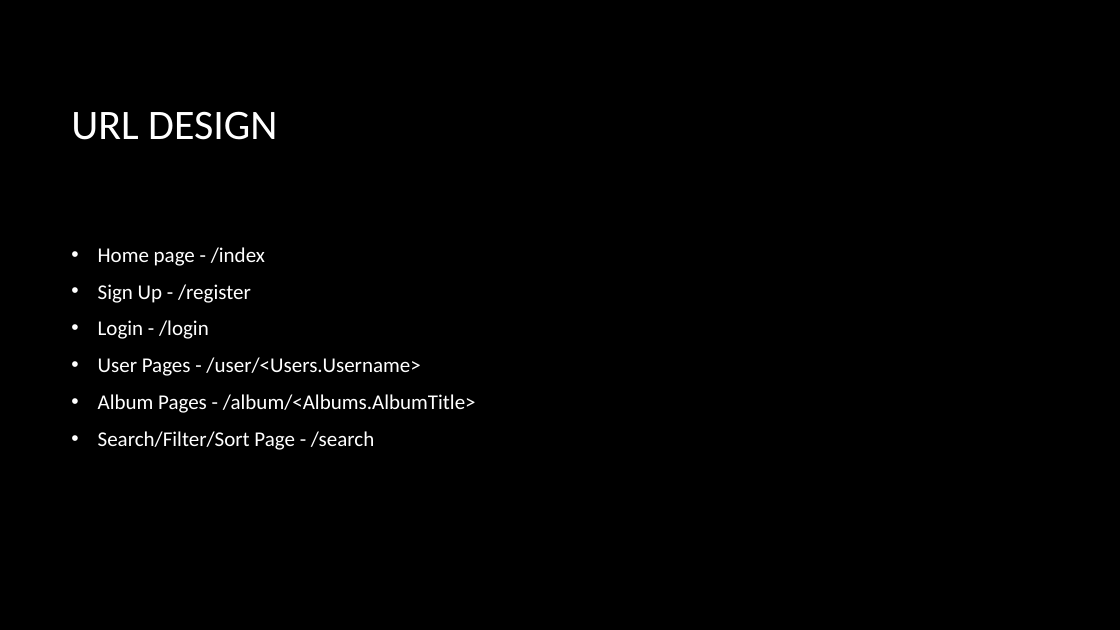
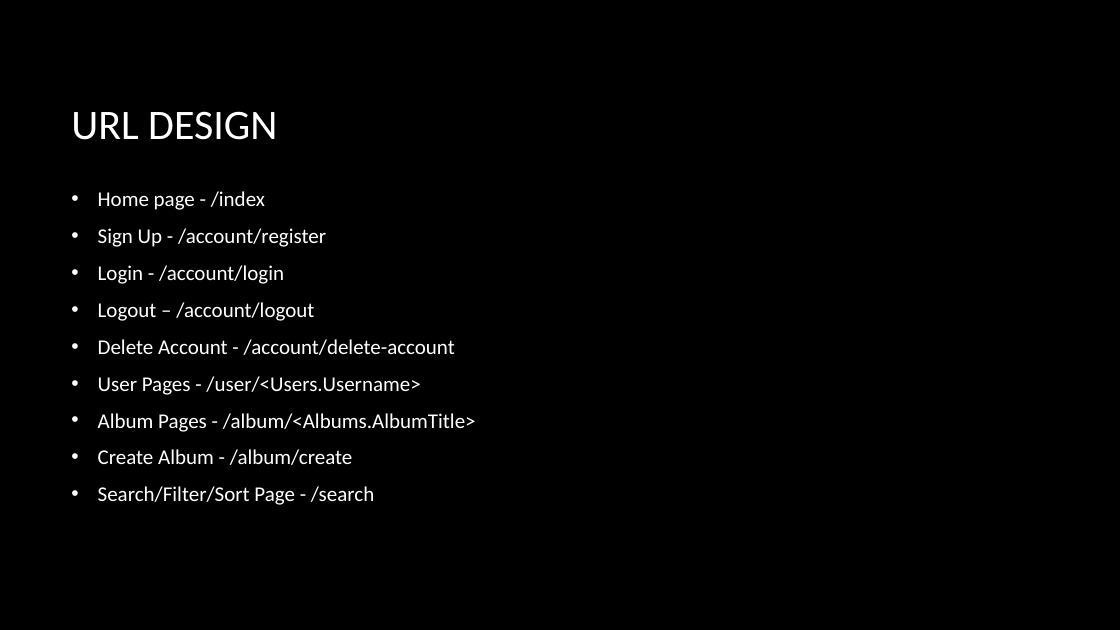
Before and after one commit to MalachyMcGinnity/WAD2GroupProject, a slide deck: slide 8 of WAD2 Group Project Design Spec.pptx. Drawn at 1120x630 pixels with LibreOffice and Linux fonts; fonts in the diff are those of the drawing; background and template pictures are left out. Boxes give left, top, right and bottom in pixels: in the first picture for what was removed or moved away, otherwise in the second. Text is boxed around its words. In the diff, an @@ line names an element or a change of style, - is before the commit and + after.

Commit message:
Additions to Site Map and URL Design

```diff
--- a/WAD2 Group Project Design Spec.pptx
+++ b/WAD2 Group Project Design Spec.pptx
@@ text at (98, 228, 455, 355): text changed @@
-• Sign Up - /register
-• Login - /login
+• Sign Up - /account/register
+• Login - /account/login
+• Logout – /account/logout
+• Delete Account - /account/delete-account
@@ text at (98, 449, 353, 465): paragraph added @@
+• Create Album - /album/create
```
Also in this commit, not shown: 1 other slide changed.
